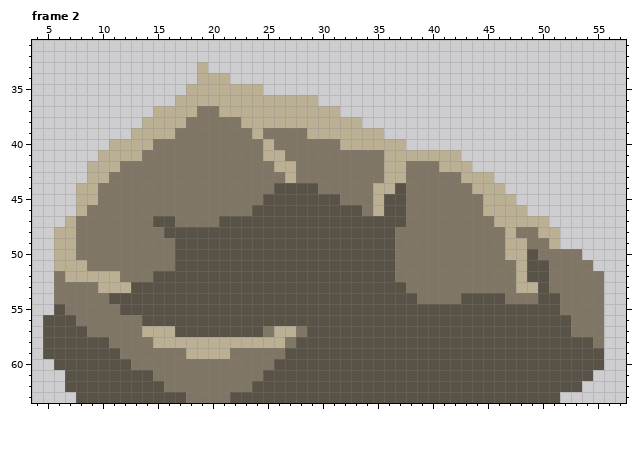
File history of a pixel-art file, Assets/Artwork/Enviornmental/Rocks/Rocks_MtBase_Med.aseprite. Above is the file before it was changed.
64x64 pixels, 2 frames. Shown: frame 2: x 4..57, y 31..63.
After:
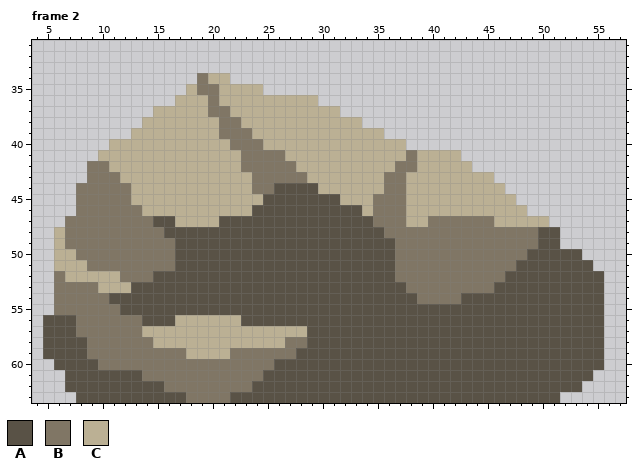
Palette (. is transparent): A #595246  B #807665  C #bbb094
The exact change:
--- frame 2
@@ x 4..57 @@
 32 ......................................................
-33 ...............C......................................
-34 ...............CCC....................................
-35 ..............CCCCCCC.................................
-36 .............CCCCCCCCCCCCC............................
-37 ...........CCCCBBCCCCCCCCCCC..........................
-38 ..........CCCCBBBBBCCCCCCCCCCC........................
-39 .........CCCCBBBBBBBCBBBBCCCCCCC......................
-40 .......CCCCBBBBBBBBBBCBBBBBBCCCCCC....................
-41 ......CCCCBBBBBBBBBBBCCBBBBBBBBBCCCCCCC...............
-42 .....CCCBBBBBBBBBBBBBBCCBBBBBBBBCCBBBCCC..............
-43 .....CCBBBBBBBBBBBBBBBBCBBBBBBBBCCBBBBBCCC............
-44 ....CCBBBBBBBBBBBBBBBBAAAABBBBBCCABBBBBBCCC...........
-45 ....CCBBBBBBBBBBBBBBBAAAAAAABBBCAABBBBBBBCCC..........
-46 ....CBBBBBBBBBBBBBBBAAAAAAAAAABCAABBBBBBBCCCC.........
-47 ...CBBBBBBBAABBBBAAAAAAAAAAAAAAAAABBBBBBBBCCCCC.......
-48 ..CCBBBBBBBBAAAAAAAAAAAAAAAAAAAAABBBBBBBBBBCBBCC......
-49 ..CCBBBBBBBBBAAAAAAAAAAAAAAAAAAAABBBBBBBBBBCCBBC......
-50 ..CCBBBBBBBBBAAAAAAAAAAAAAAAAAAAABBBBBBBBBBCCABBBB....
-51 ..CCCBBBBBBBBAAAAAAAAAAAAAAAAAAAABBBBBBBBBBBCAABBBB...
-52 ..BCCCCCBBBAAAAAAAAAAAAAAAAAAAAAABBBBBBBBBBBCAABBBBB..
-53 ..BBBBCCCAAAAAAAAAAAAAAAAAAAAAAAAABBBBBBBBBBCCABBBBB..
-54 ..BBBBBAAAAAAAAAAAAAAAAAAAAAAAAAAAABBBBAAAABBBAABBBB..
-55 ..ABBBBBAAAAAAAAAAAAAAAAAAAAAAAAAAAAAAAAAAAAAAAABBBB..
-56 .AAABBBBBBAAAAAAAAAAAAAAAAAAAAAAAAAAAAAAAAAAAAAAABBB..
-57 .AAAABBBBBCCCAAAAAAAABCCBAAAAAAAAAAAAAAAAAAAAAAAABBB..
-58 .AAAAAABBBBCCCCCCCCCCCCBAAAAAAAAAAAAAAAAAAAAAAAAAAAB..
-59 .AAAAAAABBBBBBCCCCBBBBBAAAAAAAAAAAAAAAAAAAAAAAAAAAAA..
-60 ..AAAAAAABBBBBBBBBBBBBAAAAAAAAAAAAAAAAAAAAAAAAAAAAAA..
-61 ...AAAAAAAABBBBBBBBBBAAAAAAAAAAAAAAAAAAAAAAAAAAAAAA...
+33 ......................................................
+34 ...............BCC....................................
+35 ..............CBBCCCC.................................
+36 .............CCCBCCCCCCCCC............................
+37 ...........CCCCCBBCCCCCCCCCC..........................
+38 ..........CCCCCCCBBCCCCCCCCCCC........................
+39 .........CCCCCCCCBBBCCCCCCCCCCCC......................
+40 .......CCCCCCCCCCCBBBCCCCCCCCCCCCC....................
+41 ......CCCCCCCCCCCCCBBBBCCCCCCCCCCCBCCCC...............
+42 .....BBCCCCCCCCCCCCBBBBBCCCCCCCCCBBCCCCC..............
+43 .....BBBCCCCCCCCCCCCBBBBBCCCCCCCBBCCCCCCCC............
+44 ....BBBBBCCCCCCCCCCCBBAAAACCCCCCBBCCCCCCCCC...........
+45 ....BBBBBCCCCCCCCCCCCAAAAAAACCCBBBCCCCCCCCCC..........
+46 ....BBBBBBCCCCCCCCCCAAAAAAAAAACBBBCCCCCCCCCCC.........
+47 ...BBBBBBBBAACCCCAAAAAAAAAAAAAABBBCCBBBBBBCCCCC.......
+48 ..CBBBBBBBBBAAAAAAAAAAAAAAAAAAAABBBBBBBBBBBBBBAA......
+49 ..CBBBBBBBBBBAAAAAAAAAAAAAAAAAAAABBBBBBBBBBBBBAA......
+50 ..CCBBBBBBBBBAAAAAAAAAAAAAAAAAAAABBBBBBBBBBBBAAAAA....
+51 ..CCCBBBBBBBBAAAAAAAAAAAAAAAAAAAABBBBBBBBBBBAAAAAAA...
+52 ..BCCCCCBBBAAAAAAAAAAAAAAAAAAAAAABBBBBBBBBBAAAAAAAAA..
+53 ..BBBBCCCAAAAAAAAAAAAAAAAAAAAAAAAABBBBBBBBAAAAAAAAAA..
+54 ..BBBBBAAAAAAAAAAAAAAAAAAAAAAAAAAAABBBBAAAAAAAAAAAAA..
+55 ..BBBBBBAAAAAAAAAAAAAAAAAAAAAAAAAAAAAAAAAAAAAAAAAAAA..
+56 .AAABBBBBBAAACCCCCCAAAAAAAAAAAAAAAAAAAAAAAAAAAAAAAAA..
+57 .AAABBBBBBCCCCCCCCCCCCCCCAAAAAAAAAAAAAAAAAAAAAAAAAAA..
+58 .AAAABBBBBBCCCCCCCCCCCCBBAAAAAAAAAAAAAAAAAAAAAAAAAAA..
+59 .AAAABBBBBBBBBCCCCBBBBBBAAAAAAAAAAAAAAAAAAAAAAAAAAAA..
+60 ..AAAABBBBBBBBBBBBBBBBAAAAAAAAAAAAAAAAAAAAAAAAAAAAAA..
+61 ...AAAAAAABBBBBBBBBBBAAAAAAAAAAAAAAAAAAAAAAAAAAAAAA...
 62 ...AAAAAAAAABBBBBBBBAAAAAAAAAAAAAAAAAAAAAAAAAAAAAA....
Pixel boxes of the changes (left, top, right, bottom) in both pictures:
changed: (54, 62, 604, 381)
